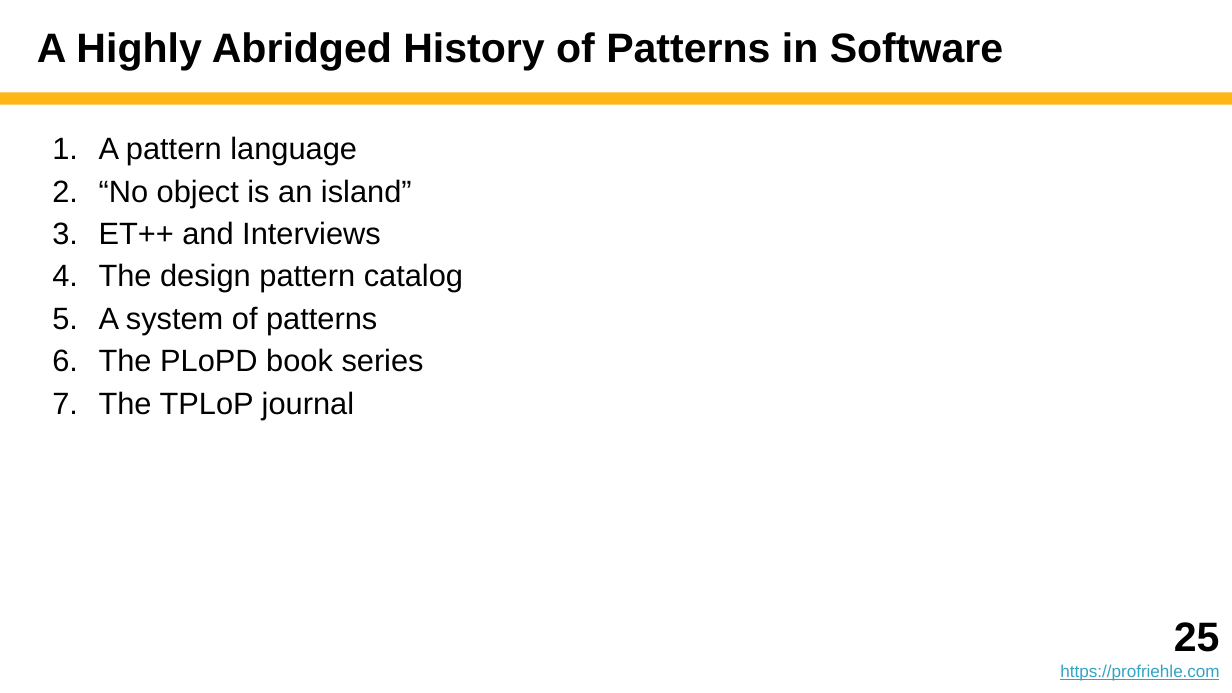
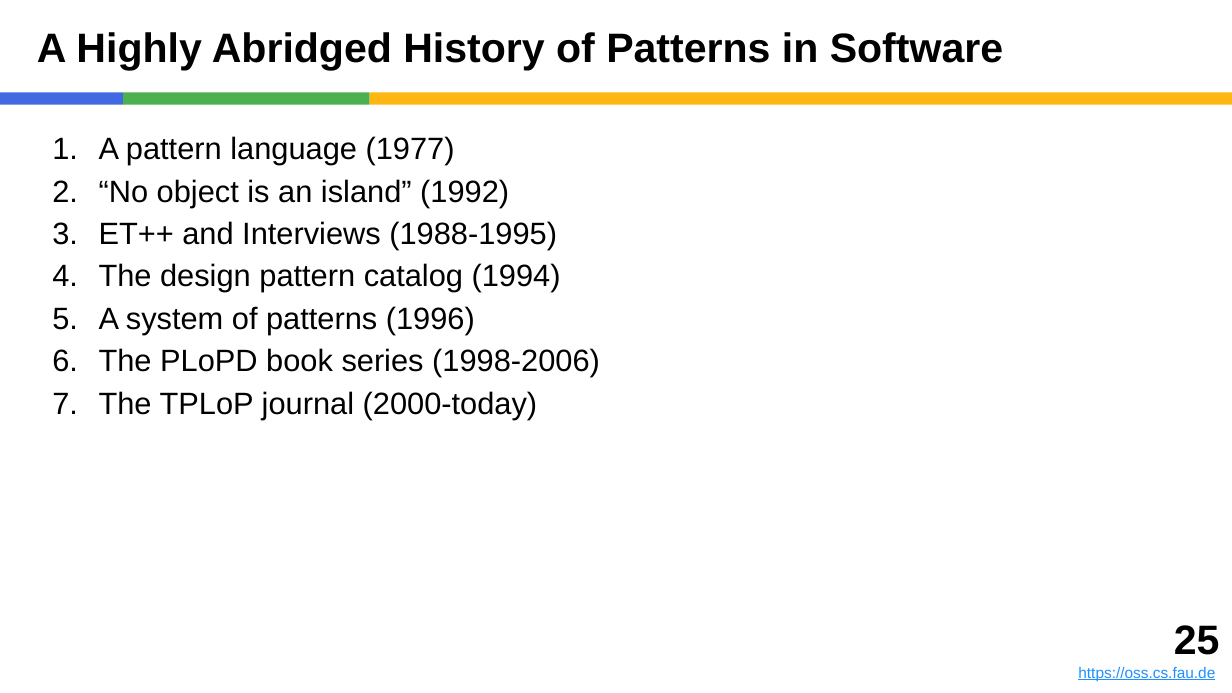
Before and after one commit to dirkriehle/adap-course, a slide deck: slide 25 of Lecture slides/ADAP D01 - Design Patterns.pptx. Drawn at 1232x693 pixels with LibreOffice and Linux fonts; fonts in the diff are those of the drawing. Boxes give left, top, right and bottom in pixels: in the first picture for what was removed or moved away, otherwise in the second. Text is boxed around its words. In the diff, an @@ line names an element or a change of style, - is before the commit and + after.

Commit message:
After programming section, preparing for design section

```diff
--- a/Lecture slides/ADAP D01 - Design Patterns.pptx
+++ b/Lecture slides/ADAP D01 - Design Patterns.pptx
@@ rectangle added at (0, 92, 123, 105), fill #4169E1 @@
@@ rectangle added at (123, 92, 370, 105), fill #4CAF50 @@
@@ rectangle: place and size @@
-rectangle at (0, 92, 1232, 105)
+rectangle at (370, 92, 1232, 105)
@@ text at (99, 136, 600, 420): text changed @@
-1. A pattern language
-2. “No object is an island”
-3. ET++ and Interviews
-4. The design pattern catalog
-5. A system of patterns
-6. The PLoPD book series
-7. The TPLoP journal
+1. A pattern language (1977)
+2. “No object is an island” (1992)
+3. ET++ and Interviews (1988-1995)
+4. The design pattern catalog (1994)
+5. A system of patterns (1996)
+6. The PLoPD book series (1998-2006)
+7. The TPLoP journal (2000-today)
@@ text: place and size @@
-text at (1060, 622, 1220, 681)
+text at (1078, 625, 1220, 681)
@@ text at (1078, 667, 1215, 681): text changed; size 10 to 9 pt; text colour #34A3C5 to #1E90FF @@
-https://profriehle.com
+https://oss.cs.fau.de
```
Also in this commit, not shown: 41 other slides changed, 33 other files.
